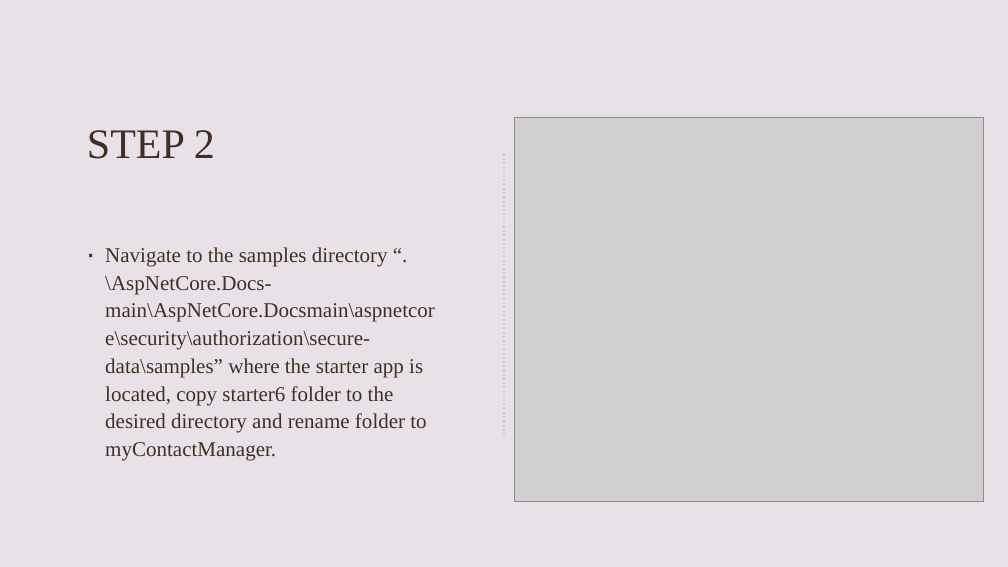
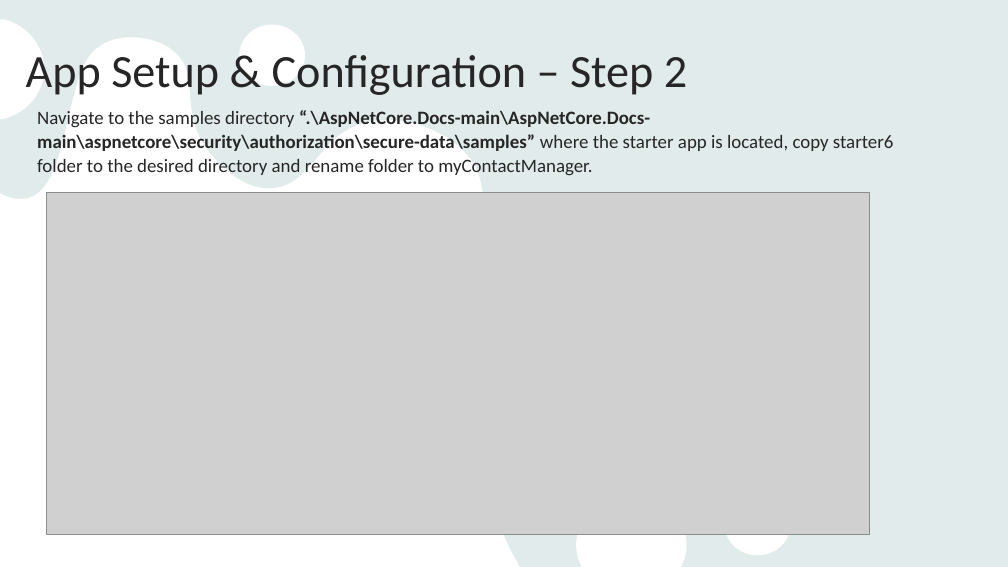
Before and after one commit to habeeb-omotunde/FinalProject_BDAT1001, a slide deck: slide 7 of Group 2 Presentation.pptx (slide 4 before the commit). Drawn at 1008x567 pixels with LibreOffice and Linux fonts; fonts in the diff are those of the drawing; grey boxes stand for pictures. Boxes give left, top, right and bottom in pixels: in the first picture for what was removed or moved away, otherwise in the second. Text is boxed around its words. In the diff, an @@ line names an element or a change of style, - is before the commit and + after.

```diff
--- a/Group 2 Presentation.pptx
+++ b/Group 2 Presentation.pptx
@@ background #E8E2E8 to #E9F3F3 @@
@@ rectangle removed at [0, 0, 1008, 567] @@
@@ rectangle added at [0, 0, 1008, 567], fill #AEAEAE at 10% opacity @@
@@ freeform shape added at [0, 19, 791, 567], fill #FFFFFF @@
@@ text added at [26, 55, 687, 95], 44 pt, text #262626 @@
+App Setup & Configuration – Step 2
@@ text at [37, 110, 894, 176]: text changed; size 20 to 18 pt; font Times New Roman to Calibri; text colour #412E24 to #262626 @@
-∙ Navigate to the samples directory “.\AspNetCore.Docs-main\AspNetCore.Docsmain\aspnetcore\security\authorization\secure-data\samples” where the starter app is located, copy starter6 folder to the desired directory and rename folder to myContactManager.
+Navigate to the samples directory “.\AspNetCore.Docs-main\AspNetCore.Docs-main\aspnetcore\security\authorization\secure-data\samples” where the starter app is located, copy starter6 folder to the desired directory and rename folder to myContactManager.
@@ picture removed at [514, 118, 984, 502] @@
@@ title removed at [87, 130, 215, 159] @@
-STEP 2
@@ line removed from (504, 155) to (504, 436) @@
@@ group removed at [766, 0, 1008, 416]: 4 freeform shapes @@
@@ picture added at [46, 193, 870, 535] @@
```
Also in this commit, not shown: 6 other slides changed, 14 slides added, 10 slides removed.
